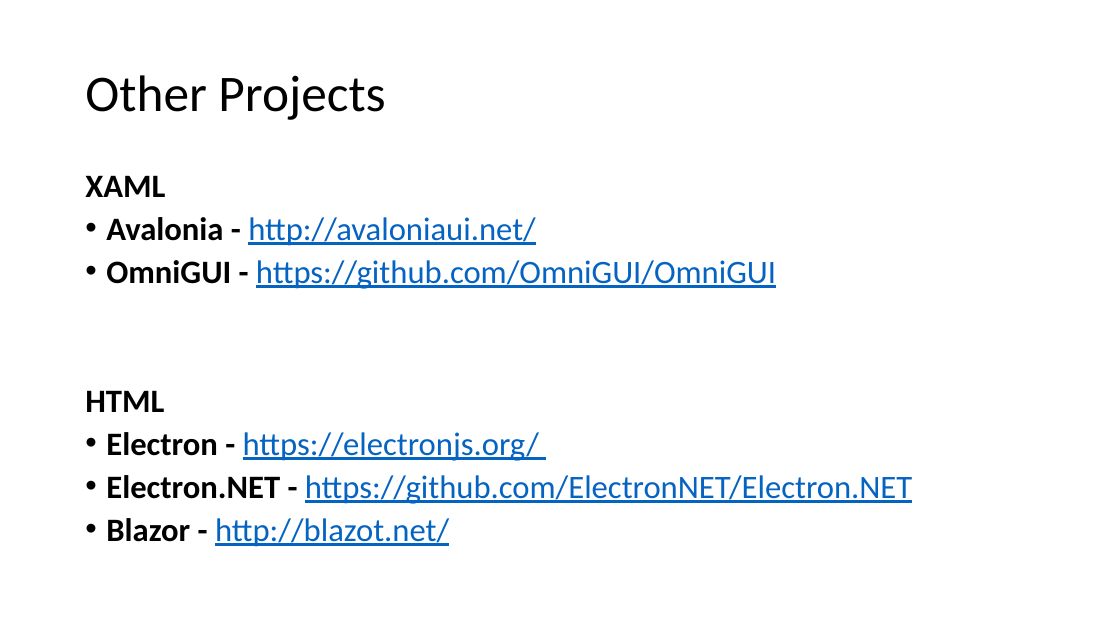
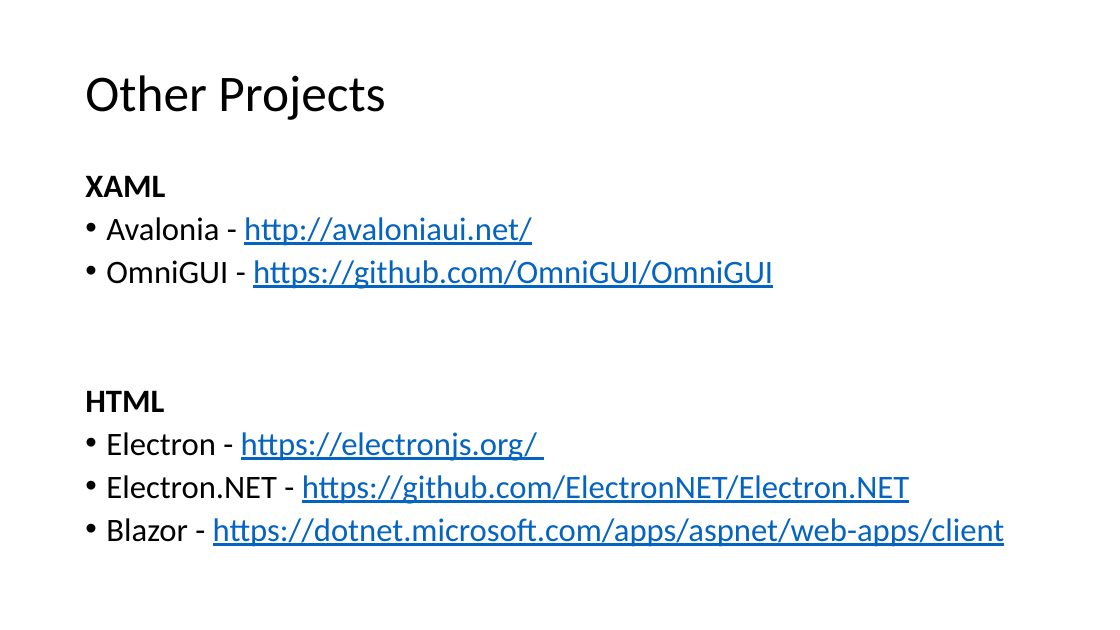
Before and after one commit to FrankPfattheicher/stonehenge.Chromely, a slide deck: slide 5 of stonehengeChromely.pptx. Drawn at 1120x630 pixels with LibreOffice and Linux fonts; fonts in the diff are those of the drawing. Boxes give left, top, right and bottom in pixels: in the first picture for what was removed or moved away, otherwise in the second. Text is boxed around its words. In the diff, an @@ line names an element or a change of style, - is before the commit and + after.

Commit message:
Work on ppt

```diff
--- a/stonehengeChromely.pptx
+++ b/stonehengeChromely.pptx
@@ text at box(106, 217, 909, 504): bold off in "Avalonia -", "OmniGUI -", "Electron -", "Electron.NET -" @@
@@ text at box(106, 518, 1005, 547): text changed @@
-• Blazor - http://blazot.net/
+• Blazor - https://dotnet.microsoft.com/apps/aspnet/web-apps/client
```
Also in this commit, not shown: 2 slides added.
